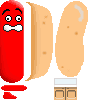
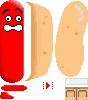
Comparing the layer stacks of the two 88×100 images. Changes:
renamed "Layer 3" to "Layer 4", painted on it over [0, 78, 88, 100]
